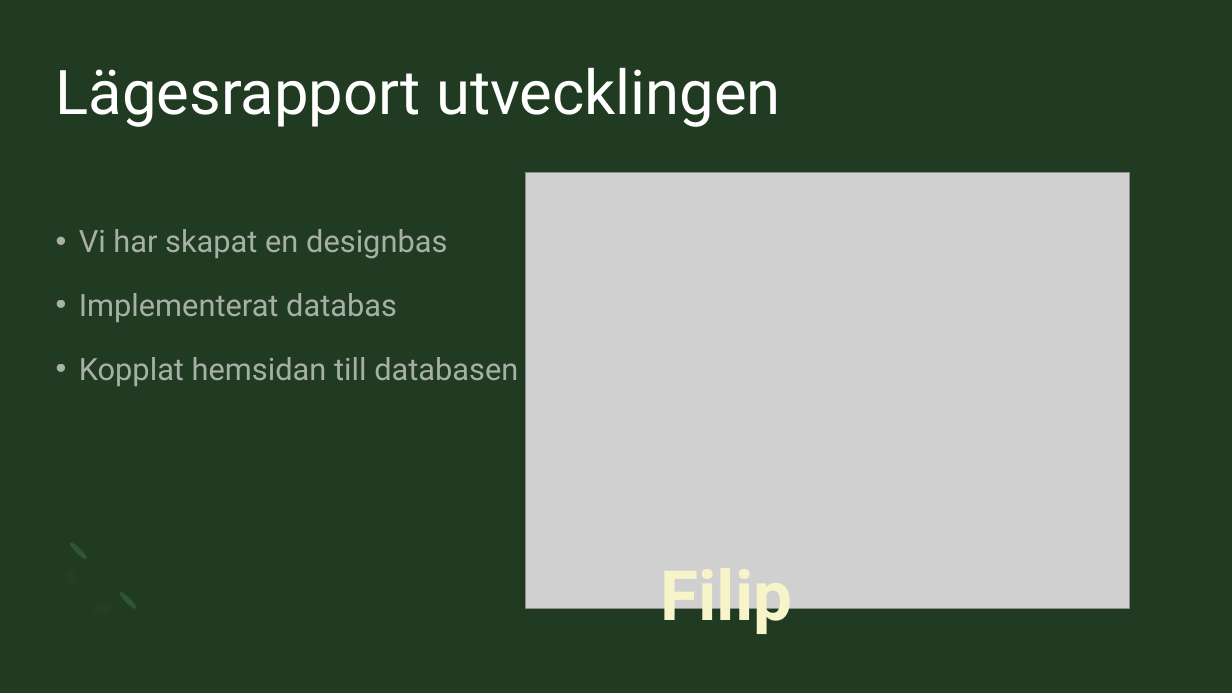
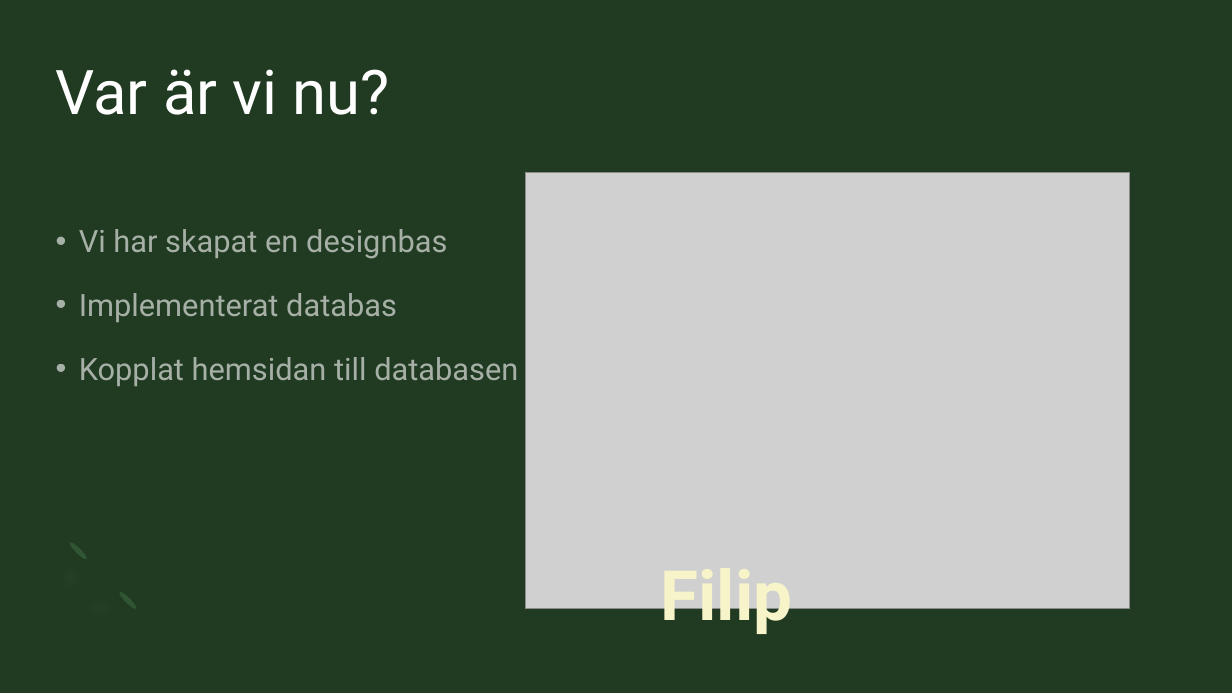
Before and after one commit to Sjofil/HASAB-IDA3, a slide deck: slide 8 of Delredovisning/Sustainable Forms presentation.pptx. Drawn at 1232x693 pixels with LibreOffice and Linux fonts; fonts in the diff are those of the drawing; grey boxes stand for pictures. Boxes give left, top, right and bottom in pixels: in the first picture for what was removed or moved away, otherwise in the second. Text is boxed around its words. In the diff, an @@ line names an element or a change of style, - is before the commit and + after.

```diff
--- a/Delredovisning/Sustainable Forms presentation.pptx
+++ b/Delredovisning/Sustainable Forms presentation.pptx
@@ title at bbox=[56, 69, 390, 115]: text changed @@
-Lägesrapport utvecklingen
+Var är vi nu?
```
Also in this commit, not shown: 2 other slides changed, 1 slide added.
